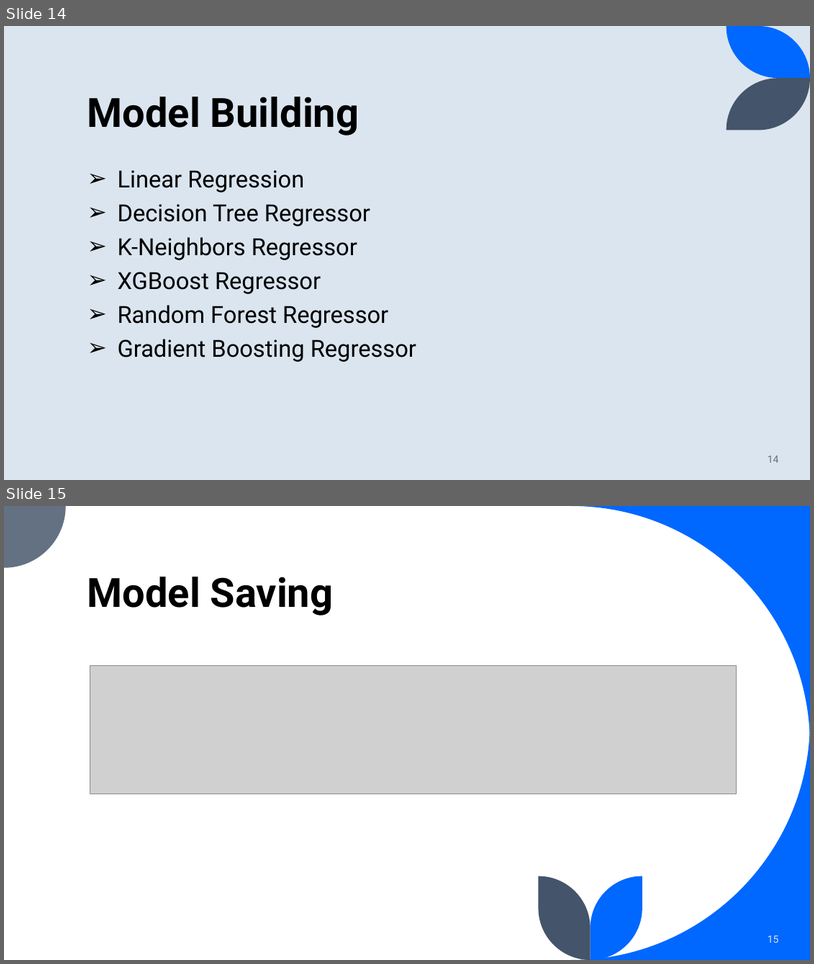
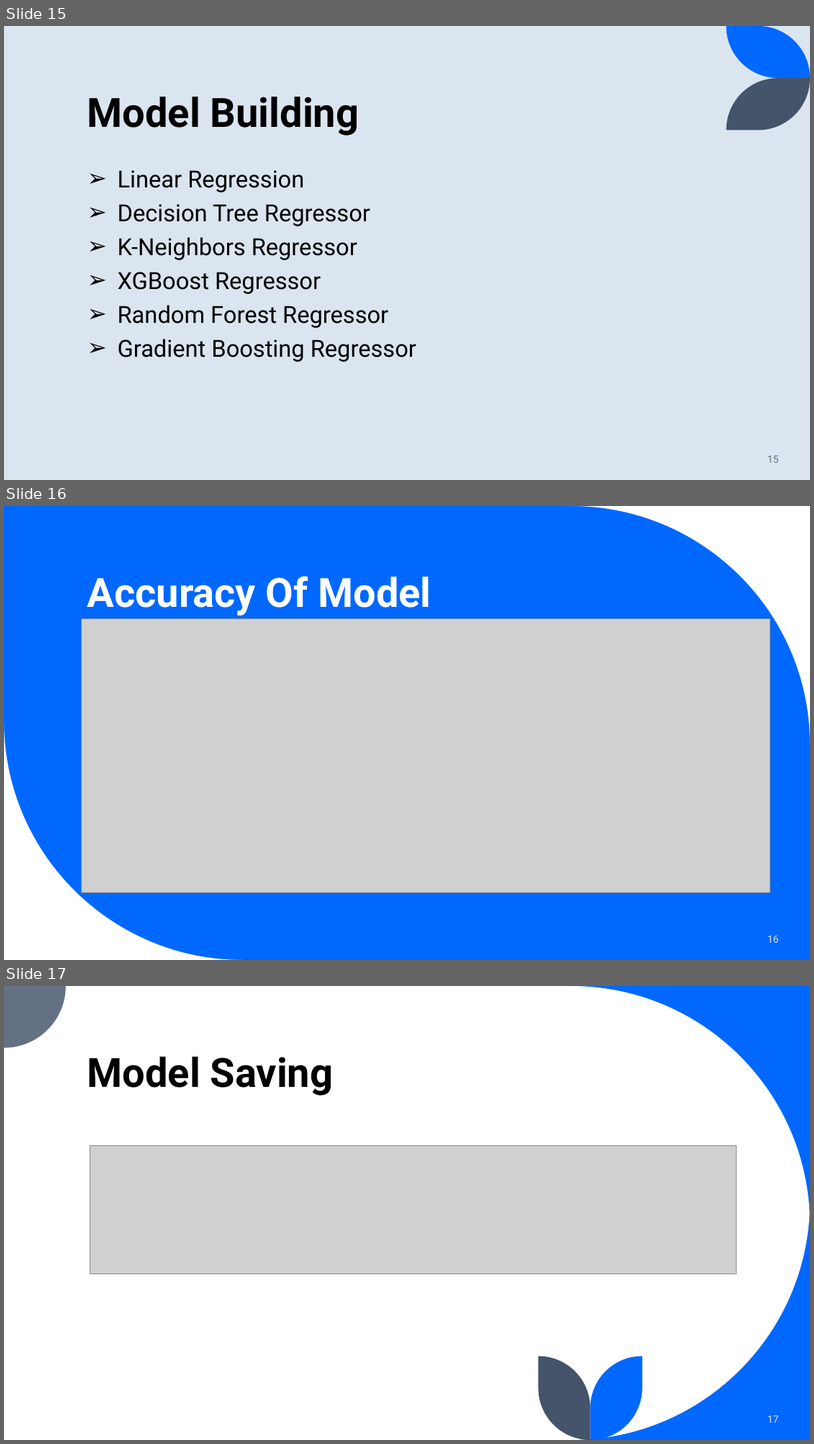
Before and after one commit to Tusharyadav147/BigMart-Prediction, a slide deck: PPT/BigMart Sales Prediction.pptx. Shown one above the other, each under a label of ours: slides 14 and 15 before the commit, slides 15, 16 and 17 after it. The pictures are 814x964 and 814x1444 pixels, drawn with LibreOffice and Linux fonts; fonts in the diff are those of the drawing; grey boxes stand for pictures. Boxes give left, top, right and bottom in pixels: in the first picture for what was removed or moved away, otherwise in the second. Text is boxed around its words. In the diff, an @@ line names an element or a change of style, - is before the commit and + after.

```diff
--- a/PPT/BigMart Sales Prediction.pptx
+++ b/PPT/BigMart Sales Prediction.pptx
@@ slide 16 added at (4, 506, 810, 960), background #0068FF @@
@@ freeform shape added at (571, 506, 810, 745), fill #FFFFFF @@
@@ title added at (88, 576, 431, 615), 48 pt, text #FFFFFF, bold @@
+Accuracy Of Model
@@ picture added at (82, 619, 771, 893) @@
@@ freeform shape added at (4, 721, 243, 960), fill #FFFFFF @@
@@ page number added at (768, 935, 779, 942), 12 pt, text #DAE5EF @@
+16
@@ what was slide 14 is now slide 15 @@
@@ page number at (768, 455, 779, 462): text changed @@
-14
+15
@@ what was slide 15 is now slide 17 @@
@@ page number at (768, 1415, 779, 1422): text changed @@
-15
+17
```
Also in this commit, not shown: 2 slides changed, 2 other slides added, 2 other files.
